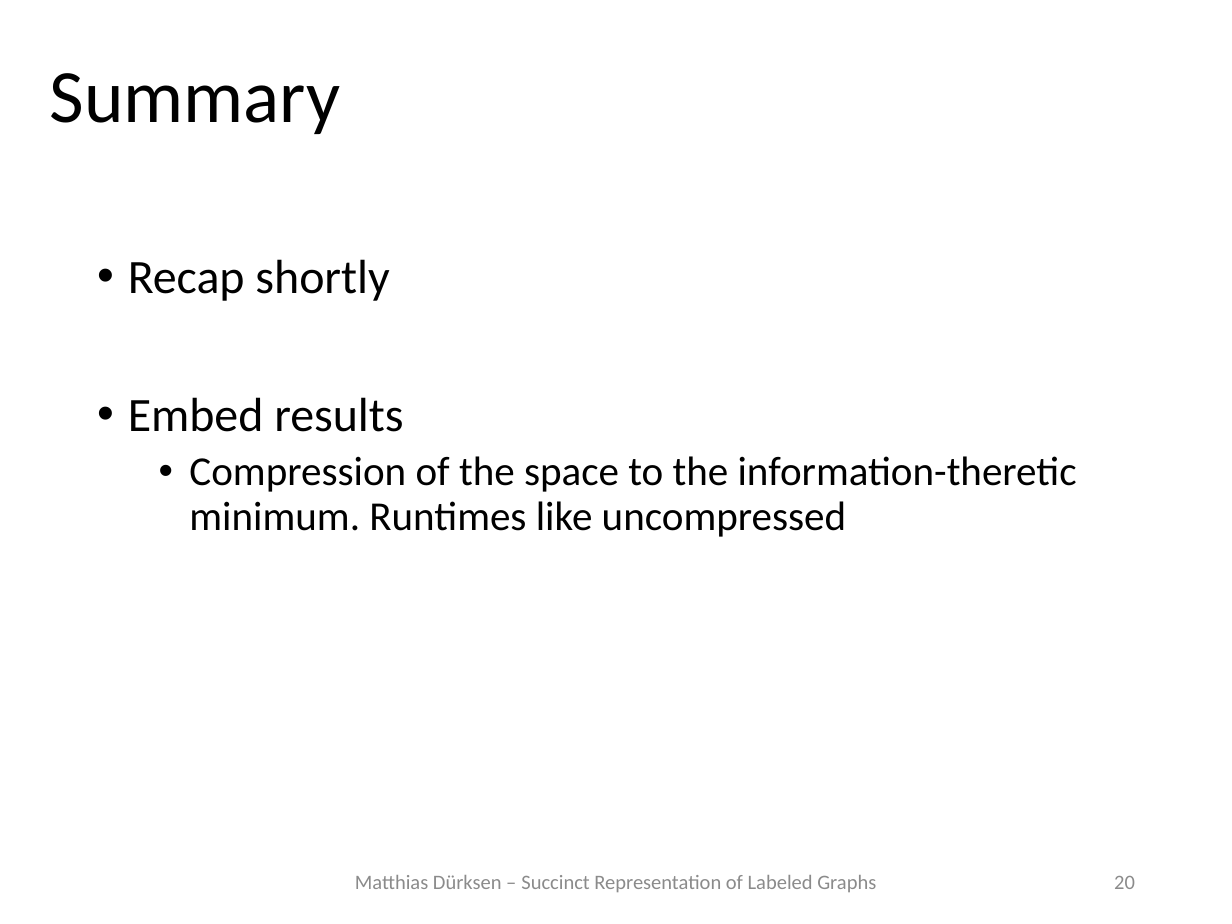
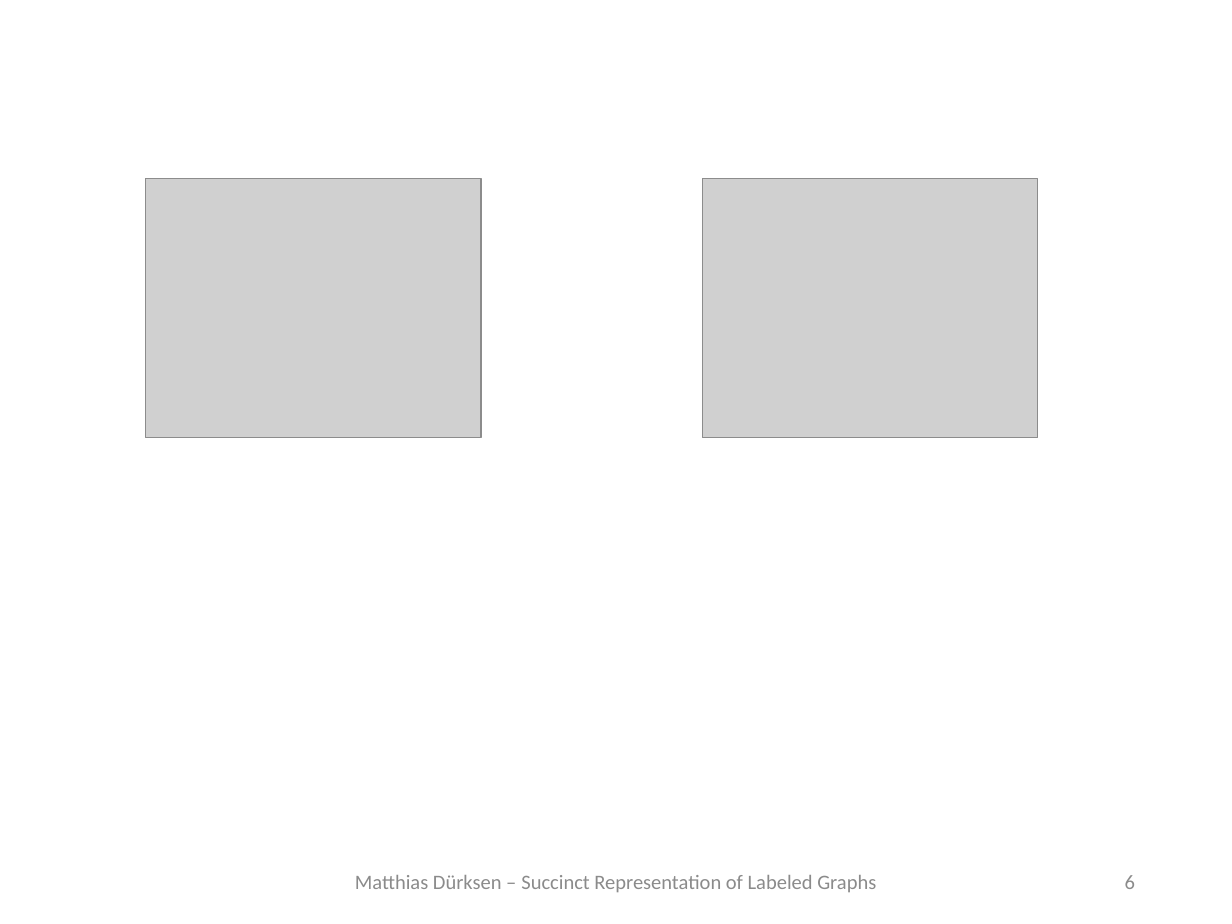
Before and after one commit to MatthiasDuerksen/Seminar_AlgCompressedGraphs, a slide deck: slide 6 of Talk/secondVersion/Talk_Duerksen_v2.pptx (slide 20 before the commit). Drawn at 1232x924 pixels with LibreOffice and Linux fonts; fonts in the diff are those of the drawing; grey boxes stand for pictures. Boxes give left, top, right and bottom in pixels: in the first picture for what was removed or moved away, otherwise in the second. Text is boxed around its words. In the diff, an @@ line names an element or a change of style, - is before the commit and + after.

```diff
--- a/Talk/secondVersion/Talk_Duerksen_v2.pptx
+++ b/Talk/secondVersion/Talk_Duerksen_v2.pptx
@@ title removed at bbox=[50, 73, 341, 134] @@
-Summary
@@ picture added at bbox=[145, 179, 480, 439] @@
@@ picture added at bbox=[702, 179, 1037, 439] @@
@@ text removed at bbox=[128, 259, 1077, 537] @@
-• Recap shortly
-• Embed results
-  • Compression of the space to the information-theretic minimum. Runtimes like uncompressed
@@ page number at bbox=[1125, 875, 1135, 889]: text changed @@
-20
+6
```
Also in this commit, not shown: 13 other slides changed, 3 slides added, 34 other files.
